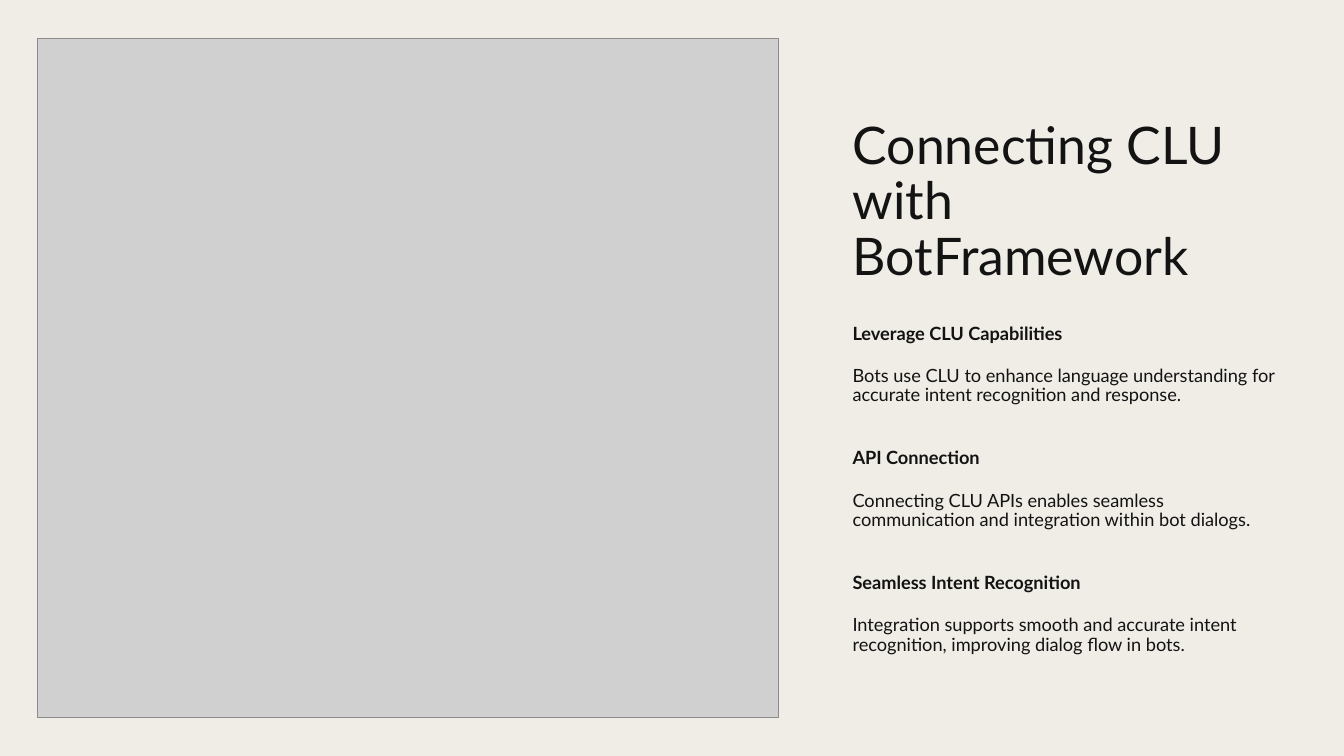
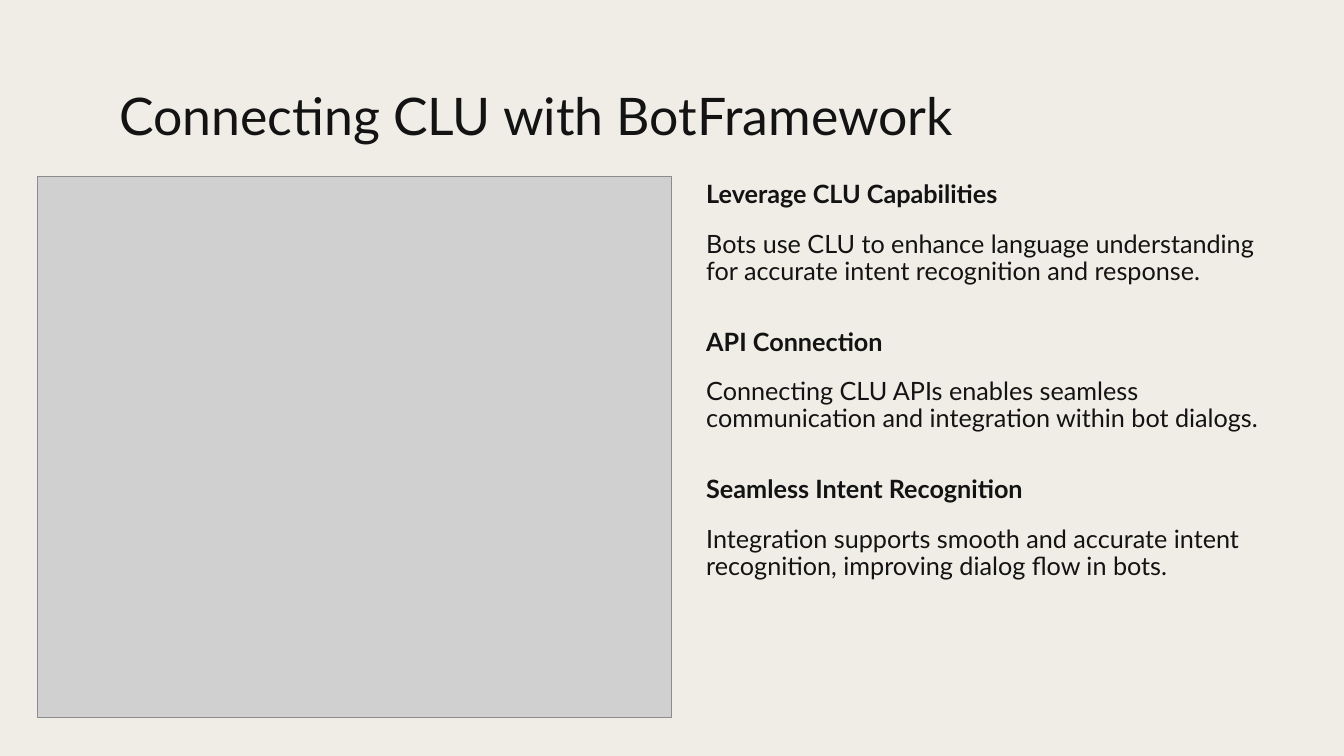
Before and after one commit to pajeeokoth/chatbot, a slide deck: slide 9 of P10_03_presentation.pptx (slide 11 before the commit). Drawn at 1344x756 pixels with LibreOffice and Linux fonts; fonts in the diff are those of the drawing; grey boxes stand for pictures. Boxes give left, top, right and bottom in pixels: in the first picture for what was removed or moved away, otherwise in the second. Text is boxed around its words. In the diff, an @@ line names an element or a change of style, - is before the commit and + after.

```diff
--- a/P10_03_presentation.pptx
+++ b/P10_03_presentation.pptx
@@ title "Connecting CLU with BotFramework" rewrapped from bbox=[853, 126, 1225, 276] to bbox=[119, 97, 953, 145] @@
@@ picture: place and size @@
-picture at bbox=[38, 38, 778, 718]
+picture at bbox=[38, 176, 673, 717]
@@ text "Leverage CLU Capabilities": place and size @@
-text "Leverage CLU Capabilities" at bbox=[853, 326, 1275, 655]
+text "Leverage CLU Capabilities" at bbox=[706, 184, 1258, 580]
@@ text "Leverage CLU Capabilities" at bbox=[706, 184, 1258, 580]: size 13 to 18 pt @@
```
Also in this commit, not shown: 13 other slides changed, 4 slides removed, 2 other files.
